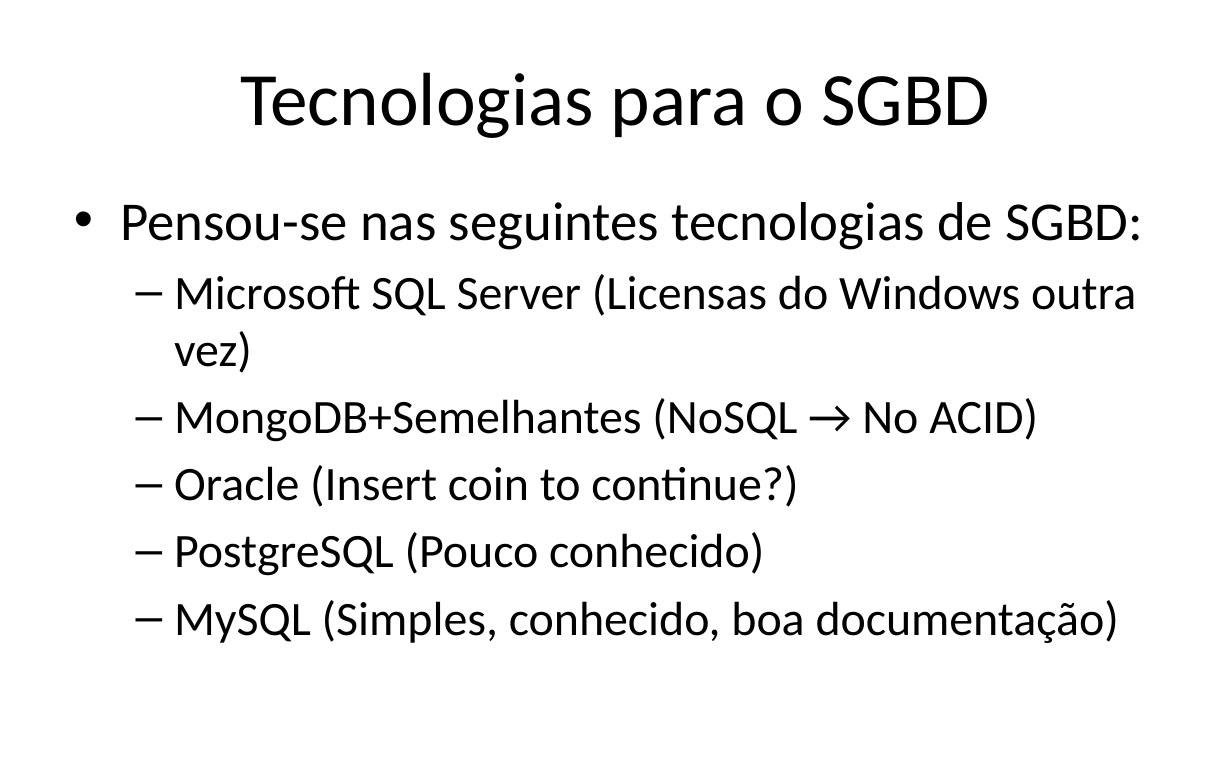
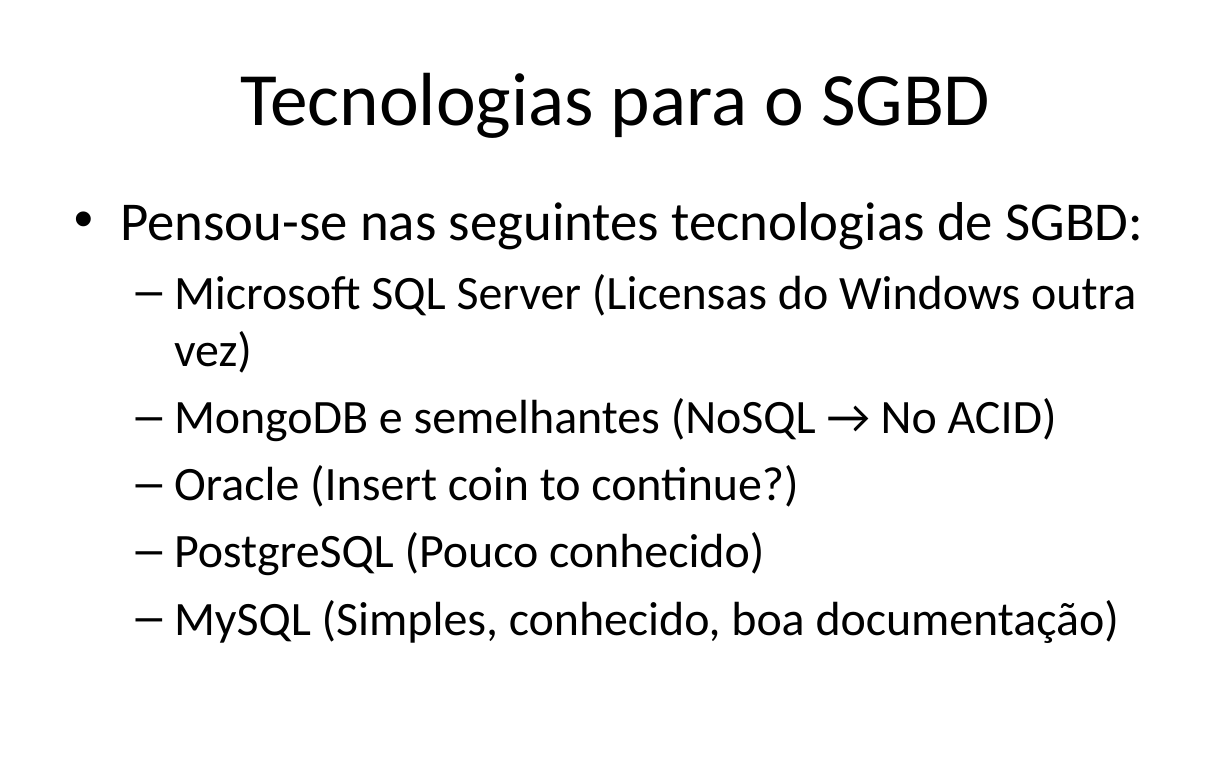
Before and after one commit to iptomar/letrinhas_si, a slide deck: slide 7 of Apresentacoes/v01.pptx. Drawn at 1232x770 pixels with LibreOffice and Linux fonts; fonts in the diff are those of the drawing; background and template pictures are left out. Boxes give left, top, right and bottom in pixels: in the first picture for what was removed or moved away, otherwise in the second. Text is boxed around its words. In the diff, an @@ line names an element or a change of style, - is before the commit and + after.

```diff
--- a/Apresentacoes/v01.pptx
+++ b/Apresentacoes/v01.pptx
@@ text at [174, 398, 1057, 442]: text changed @@
-  – MongoDB+Semelhantes (NoSQL → No ACID)
+  – MongoDB e semelhantes (NoSQL → No ACID)
```
Also in this commit, not shown: 5 other slides changed, 8 slides added.
